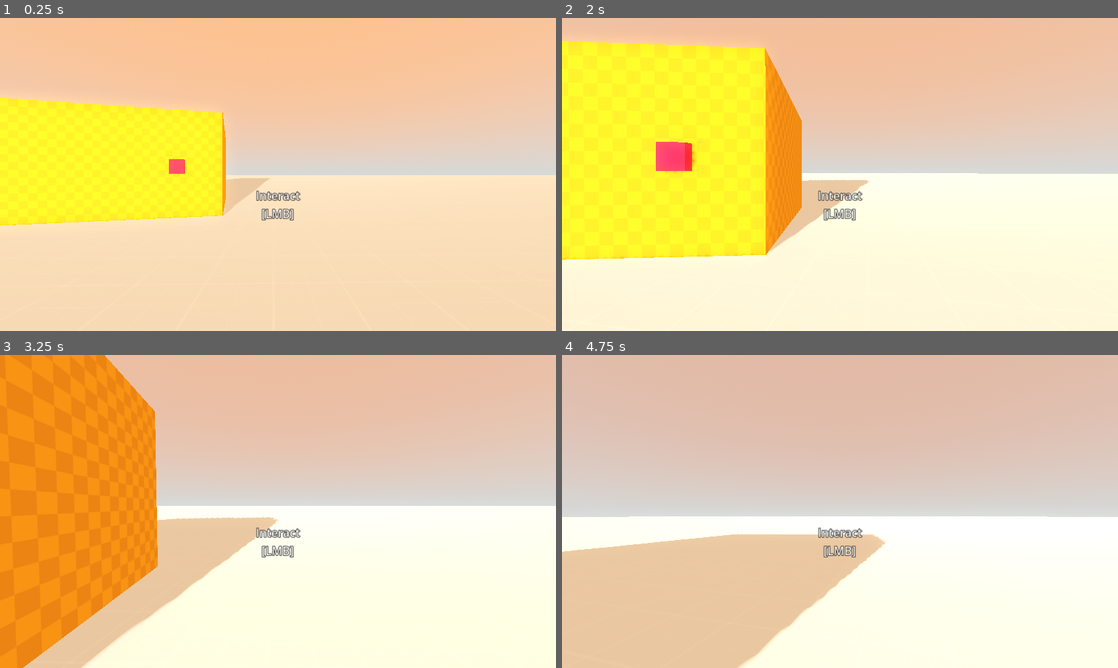
Above: before the commit, frames 1-4 (two rows, left to right).
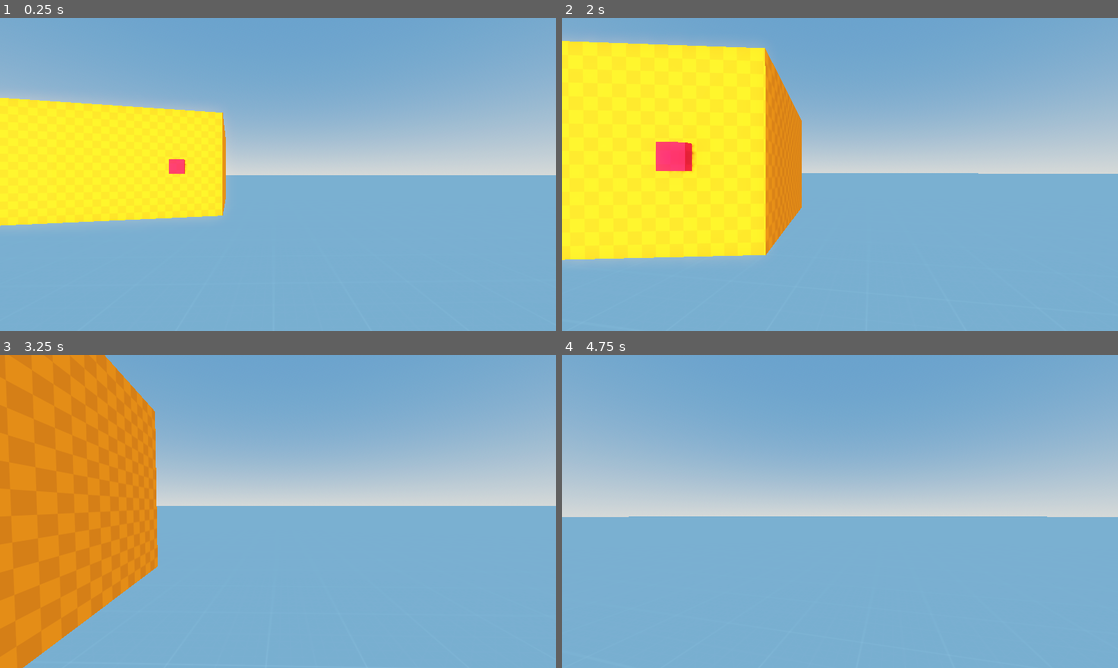
Above: after the commit, the same moments.

Repository: kurushimee/hinter
Game: Godot game, scene res://scenes/levels/gym.tscn
Same seed, same stepped clock (60 frames per second), same inputs: the game is played once before the commit and once after it.
Inputs (mouse positions are in pixels of both pictures, inside the frame that each line leads up to):
- Up to frame 1 (0.25 s): no input
- Up to frame 2 (2 s): tap Enter at 0.5 s; move the mouse to (867, 174) at 0.52 s; hold W (move_forward) from 0.53 s (still down); click (867, 174) at 0.6 s; move the mouse to (812, 174) at 1.27 s; click (812, 174) at 1.35 s
- Up to frame 3 (3.25 s): keep holding W (move_forward); move the mouse to (289, 505) at 2.02 s; click (289, 505) at 2.1 s; move the mouse to (272, 517) at 2.77 s; click (272, 517) at 2.85 s
- Up to frame 4 (4.75 s): keep holding W (move_forward); move the mouse to (878, 514) at 3.52 s; click (878, 514) at 3.6 s; move the mouse to (795, 508) at 4.27 s; click (795, 508) at 4.35 s

The runs differ from the first frame. In frame 1, 83% of the frame differs, in the area x 0-100%, y 0-100%; in frame 2, 70%; in frame 3, 73%; in frame 4, 94%.
Error before the commit: Parse Error: Could not find type "Interactable" in the current scope. (res://scripts/interaction/interact_ray.gd:11)
Error after the commit: Cannot call method 'sample' on a null value. (res://scripts/day_night_cycle.gd:25)

Commit message:
Code cleanup

Diff:
--- a/scenes/levels/gym.tscn
+++ b/scenes/levels/gym.tscn
@@ -22,11 +22,6 @@
 sky = SubResource("Sky_x5v6s")
 tonemap_mode = 2
 glow_enabled = true
-
-[sub_resource type="Gradient" id="Gradient_a3idl"]
-offsets = PackedFloat32Array(0, 0.256966, 0.786378, 1)
-colors = PackedColorArray(1, 0.624301, 0.431625, 1, 0.317647, 0.498039, 0.67451, 1, 0.317647, 0.498039, 0.67451, 1, 0.999754, 0.578495, 0.310173, 1)
-metadata/_snap_count = 11
 
 [sub_resource type="StandardMaterial3D" id="StandardMaterial3D_mtdb5"]
 albedo_texture = ExtResource("3_2r61g")
@@ -61,7 +56,6 @@
 environment = SubResource("Environment_m7bmb")
 script = ExtResource("1_x3gm1")
 sun = NodePath("../sun_pivot/sun")
-all_day_sky_color = SubResource("Gradient_a3idl")
 sky_material = SubResource("ProceduralSkyMaterial_6hwok")
 day_length_minutes = 1
 
--- a/scripts/day_night_cycle.gd
+++ b/scripts/day_night_cycle.gd
@@ -2,12 +2,13 @@
 
 @export var sun: DirectionalLight3D
 
-@export var all_day_sky_color: Gradient
+@export var sky_tint_from_time: Gradient # The color of the sky throughout the day.
 @export var sky_material: ProceduralSkyMaterial
-@export var day_length_minutes := 10
 
-var day_length_seconds: int
-var day_time := 0.0
+@export var day_length_minutes := 10 # Total amount of minutes in a day.
+
+var day_length_seconds: int # Total amount of seconds in a day.
+var day_time := 0.0 # Time passed in seconds.
 
 
 func _ready() -> void:
@@ -17,8 +18,10 @@
 func _process(delta: float) -> void:
 	day_time += delta
 
+	# A value between 0 and 1.
 	var day_progress: float = day_time / day_length_seconds
-	sky_material.sky_top_color = all_day_sky_color.sample(day_progress)
 
-	# Makes the sun go from horizon to horizon
+	# Change sky color depending on the time of day.
+	sky_material.sky_top_color = sky_tint_from_time.sample(day_progress)
+	# Set the sun's position to reflect the current time.
 	sun.rotation_degrees.x = -180 * day_progress
--- a/scripts/interaction/interact_ray.gd
+++ b/scripts/interaction/interact_ray.gd
@@ -1,15 +1,17 @@
 extends RayCast3D
 
-@onready var prompt = $prompt
+@onready var prompt: Label = $prompt
 
 
 func _process(_delta: float) -> void:
-	prompt.text = ""
-	if not is_colliding(): return
+	prompt.text = "" # Hide the button prompt.
+	if not is_colliding(): return # Return if nothing in sight.
 
+	# Return if looking at non-interactable.
 	var collider := get_collider()
-	if collider is not Interactable: return
+	if collider is not interactable: return
 
+	# Show the button prompt.
 	prompt.text = collider.name + "\n[LMB] " + collider.prompt_message
 
 	if Input.is_action_just_pressed("interact"):
--- a/scripts/interaction/interactable.gd
+++ b/scripts/interaction/interactable.gd
@@ -3,7 +3,7 @@
 
 signal interacted(body: Node)
 
-@export var prompt_message = "Interact"
+@export var prompt_message := "Interact"
 
 
 func interact(body: Node) -> void:
--- a/scripts/player.gd
+++ b/scripts/player.gd
@@ -1,6 +1,6 @@
 extends CharacterBody3D
 
-# Movement constants
+# Movement constants.
 const SPEED = 3.0
 const GROUND_CONTROL = 10.0
 const AIR_CONTROL = 3.0
Not shown: 1 places in scenes/levels/gym.tscn that only renumber resources
